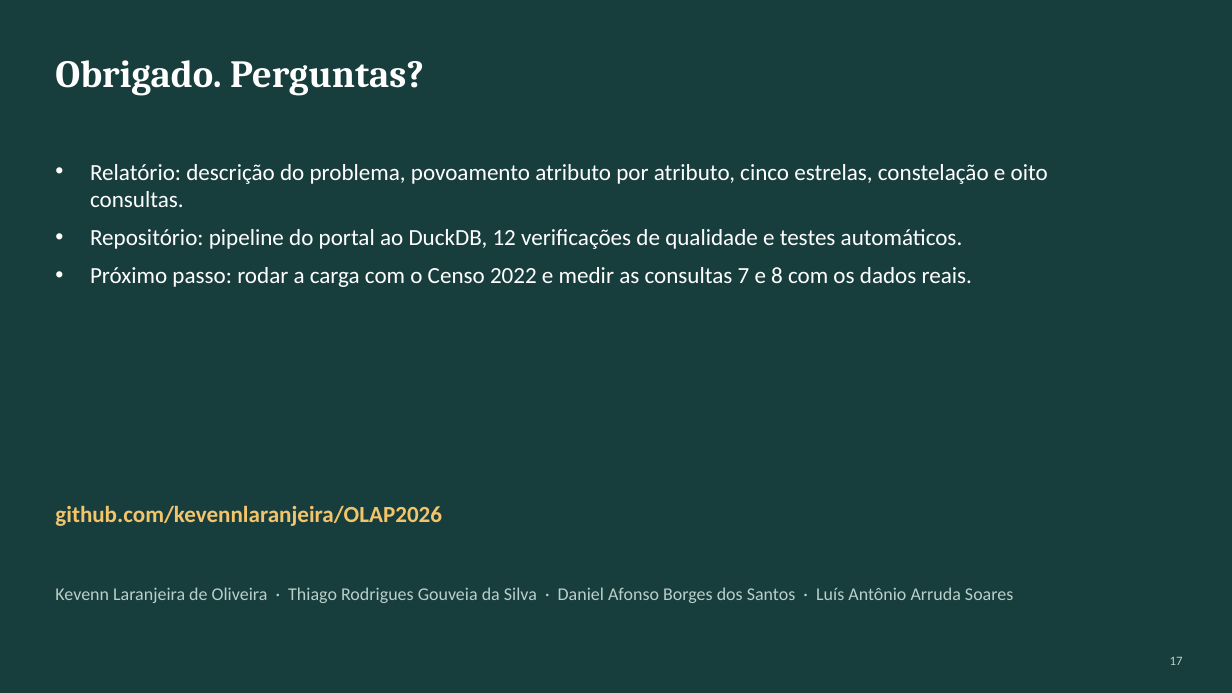
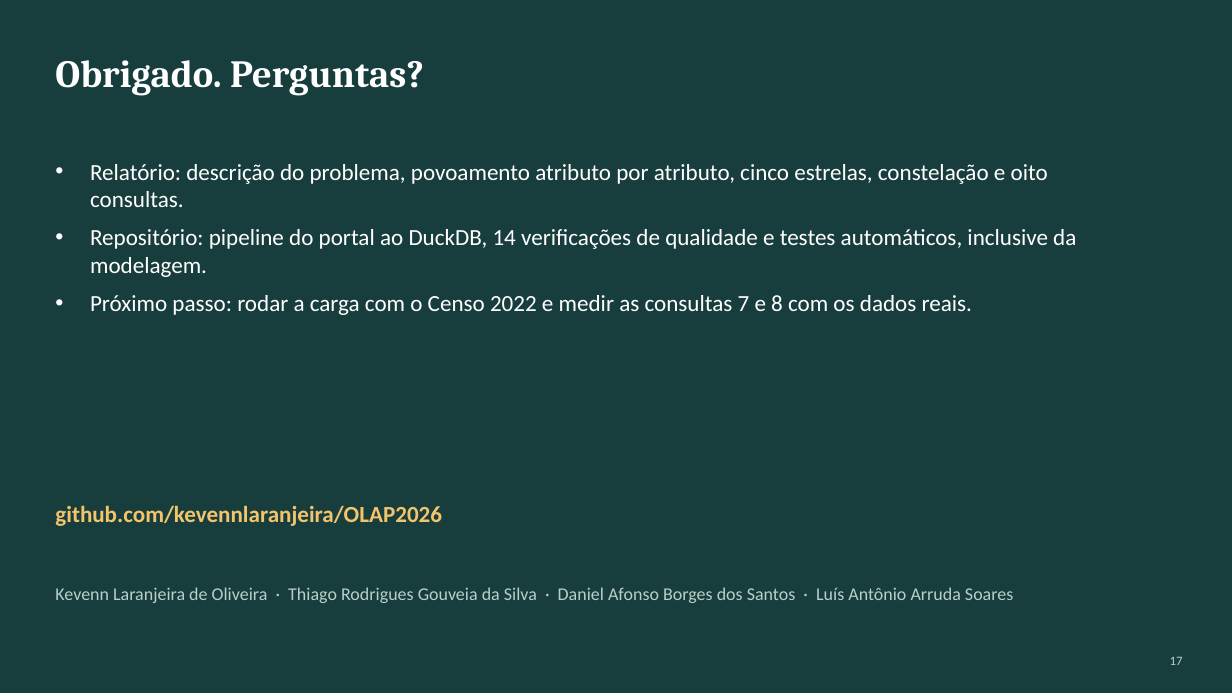
Before and after one commit to kevennlaranjeira/OLAP2026, a slide deck: slide 17 of docs/apresentacao/apresentacao-projeto1.pptx. Drawn at 1232x693 pixels with LibreOffice and Linux fonts; fonts in the diff are those of the drawing. Boxes give left, top, right and bottom in pixels: in the first picture for what was removed or moved away, otherwise in the second. Text is boxed around its words. In the diff, an @@ line names an element or a change of style, - is before the commit and + after.

Commit message:
fix(modelo): verificação completa da modelagem e correções que ela apontou
Verificação automática (tests/test_modelo.py, 22 testes): desenhos TikZ x
DDL (atributos, FKs e ligações de cada estrela), constelação e matriz de
barramento x FKs do banco, hierarquias do relatório, do DDL e de docs/03
iguais entre si e válidas nos dados como dependência funcional, e
conformidade dos rollups encolhidos. Duas verificações novas para os dados
reais: Q13 (hierarquias) e Q14 (conformidade).

Correções:
- Idade: idade ≤ faixa escolar ≤ grupo etário não vale (11 a 14 anos tem
  criança e adolescente; 30 ou mais, adulto e idoso). Passam a ser três
  hierarquias paralelas a partir da idade.
- Caixas incompletas: Série (Desfecho, Ocupação de Turma), Data e Escola
  (Matrícula); nome da dimensão Situação da Matrícula na constelação.
- Matrícula não é estritamente tabela de fatos sem fato (tem dias de
  matrícula); o texto passa a dizer que usa a técnica do campo artificial.
- docs/03 enuncia etapa ≤ nível e a hierarquia da Data no formato padrão.

Esquemas regenerados em docs/modelagem/ (PDF com constelação, cinco
estrelas e matriz de barramento, e um PNG por esquema), usados também
pelos slides; relatório e apresentação recompilados. Relatório da
verificação em docs/09-verificacao-da-modelagem.md.

```diff
--- a/docs/apresentacao/apresentacao-projeto1.pptx
+++ b/docs/apresentacao/apresentacao-projeto1.pptx
@@ text at <box>90,229,1076,277</box>: text changed @@
-• Repositório: pipeline do portal ao DuckDB, 12 verificações de qualidade e testes automáticos.
+• Repositório: pipeline do portal ao DuckDB, 14 verificações de qualidade e testes automáticos, inclusive da modelagem.
```
Also in this commit, not shown: 3 other slides changed, 34 other files.
